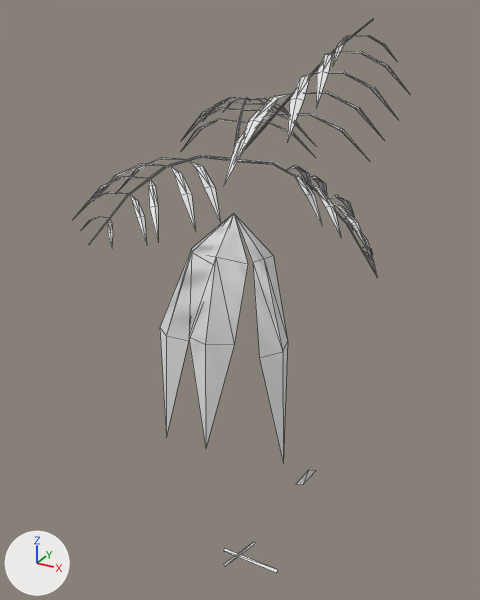
The OBJ model game/assets/models/plants/SM_Plant_SpinyPalmMature_Leaf_LOD1.obj as it was, and as the next commit left it.
Before and after are seen from a camera (50 mm lens) standing at (2.97, -5.29, 5.18) and looking at (0.08, -0.02, 2.55). Every picture has the same lights, and +X, +Y and +Z are marked at lower left. The picture after the commit comes second. Mesh edges are drawn as thin lines. Where no turn or scale is listed for an object, it has been applied to the vertices. Vertices at exactly the same position are counted once.

In view in the first picture: 'SM_Plant_SpinyPalmMature_Leaf_LOD1'.
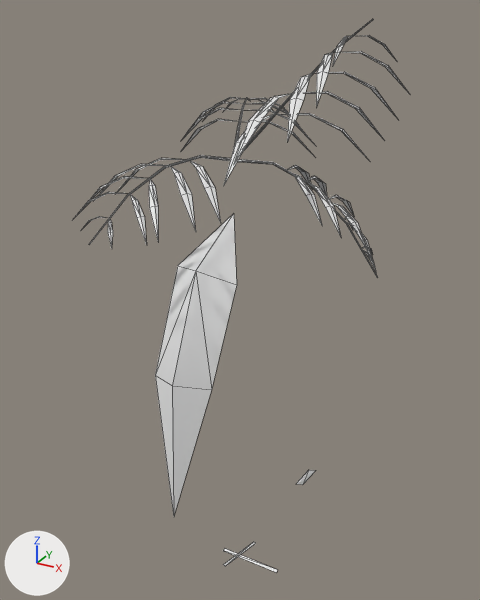
The change, as a list of edits to the scene's bpy script:
```text
Change me_sm_plant_spinypalmmature_leaf_lod1:
    used by ob_sm_plant_spinypalmmature_leaf_lod1; location = (0.0, 0.0, 0.0)
    remove me_sm_plant_spinypalmmature_leaf_lod1.from_pydata(...)  # 414 vertices, 494 faces; spans x -1.12..1.57, y -1.47..1.59, z -0.02..5.11
    add me_sm_plant_spinypalmmature_leaf_lod1.from_pydata(...)  # 400 vertices, 478 faces; spans x -1.12..1.57, y -1.47..1.59, z -0.02..5.11
    me_sm_plant_spinypalmmature_leaf_lod1 part 1
    14 vertices are removed from x -0.59..0.38, y -0.62..-0.12, z 1.1..3.09
    22 faces are deleted
    7 vertices move from x 0.0..0.68, y -0.39..0.16, z 0.93..3.09 to x -0.42..0.26, y -0.96..-0.39, z 0.45..3.0
    6 new faces join them
```

Location of each change, [x1, y1, x2, y2] in pixels of the pictures (480 x 600 px):
part 1 of me_sm_plant_spinypalmmature_leaf_lod1, reshaped
    before: [160, 214, 288, 461]
    after: [155, 214, 237, 517]
